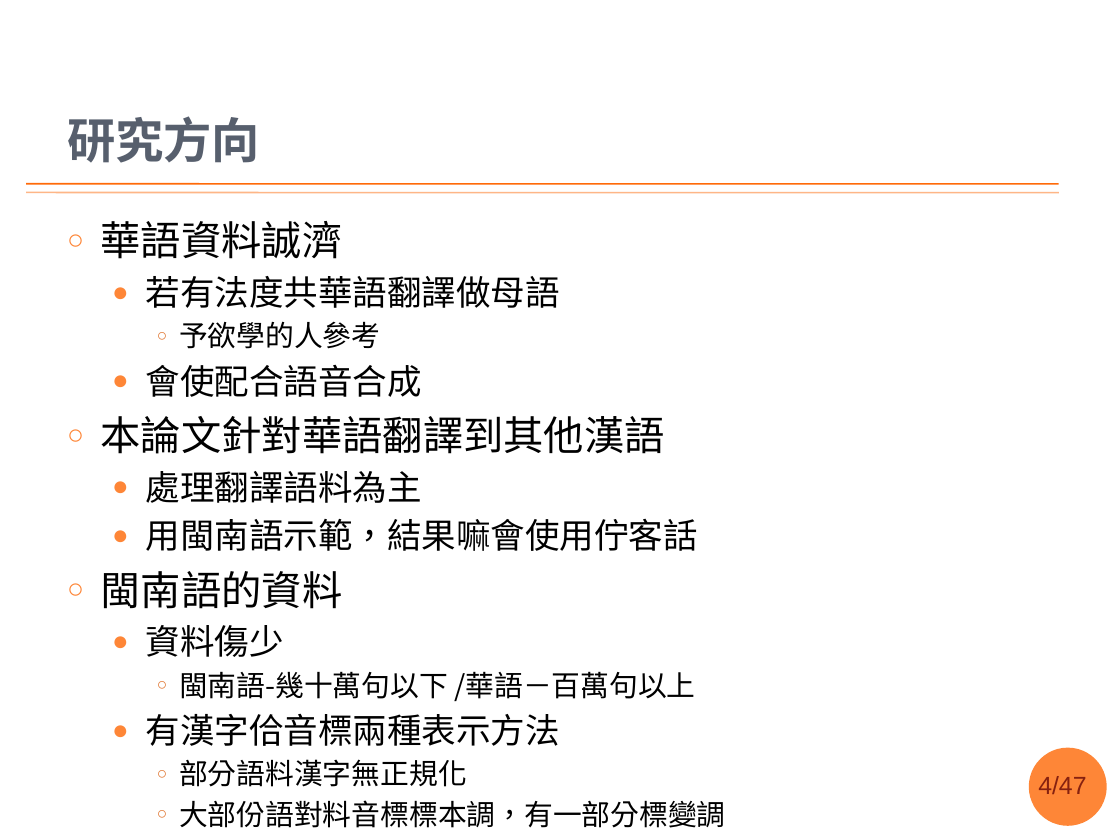
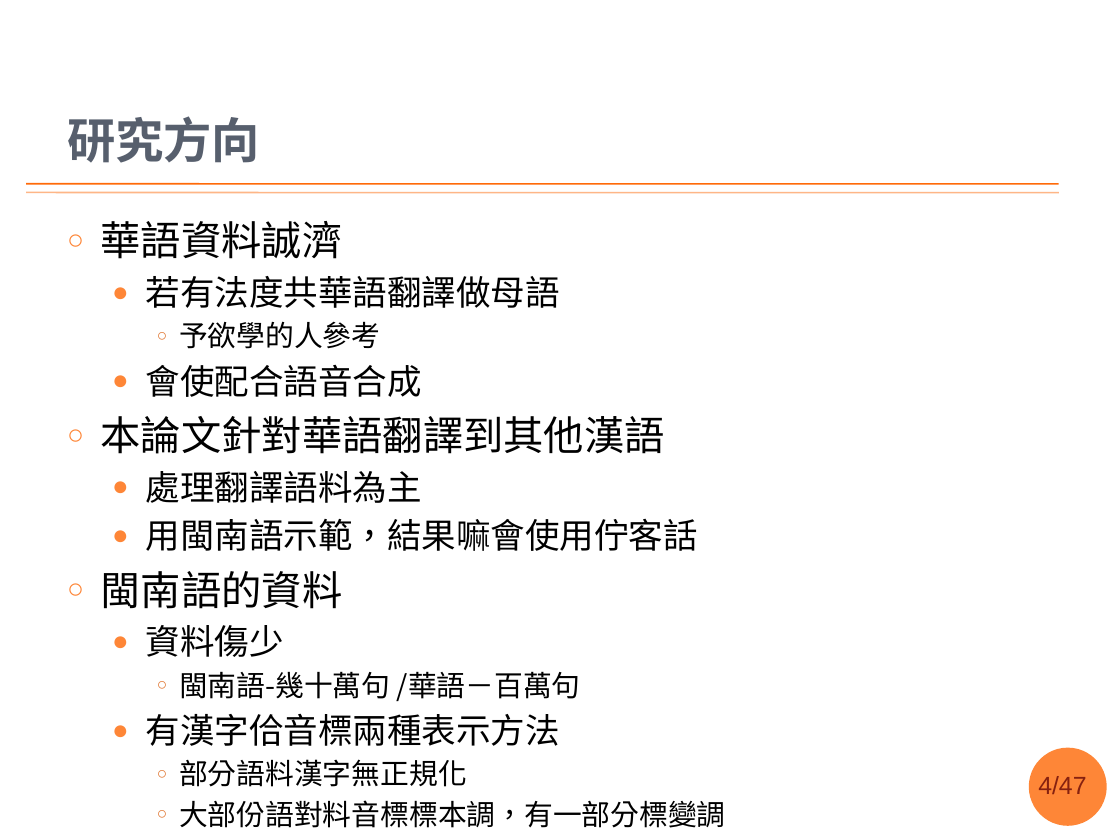
Before and after one commit to sih4sing5hong5/po3-ko3_tau5-iann2-phinn3, a slide deck: slide 4 of 翻譯報告.pptx. Drawn at 1120x840 pixels with LibreOffice and Linux fonts; fonts in the diff are those of the drawing; background and template pictures are left out. Boxes give left, top, right and bottom in pixels: in the first picture for what was removed or moved away, otherwise in the second. Text is boxed around its words. In the diff, an @@ line names an element or a change of style, - is before the commit and + after.

```diff
--- a/翻譯報告.pptx
+++ b/翻譯報告.pptx
@@ text at box(179, 671, 581, 701): text changed @@
-    ○ 閩南語-幾十萬句以下 /華語－百萬句以上
+    ○ 閩南語-幾十萬句 /華語－百萬句
```
Also in this commit, not shown: 9 other slides changed.
